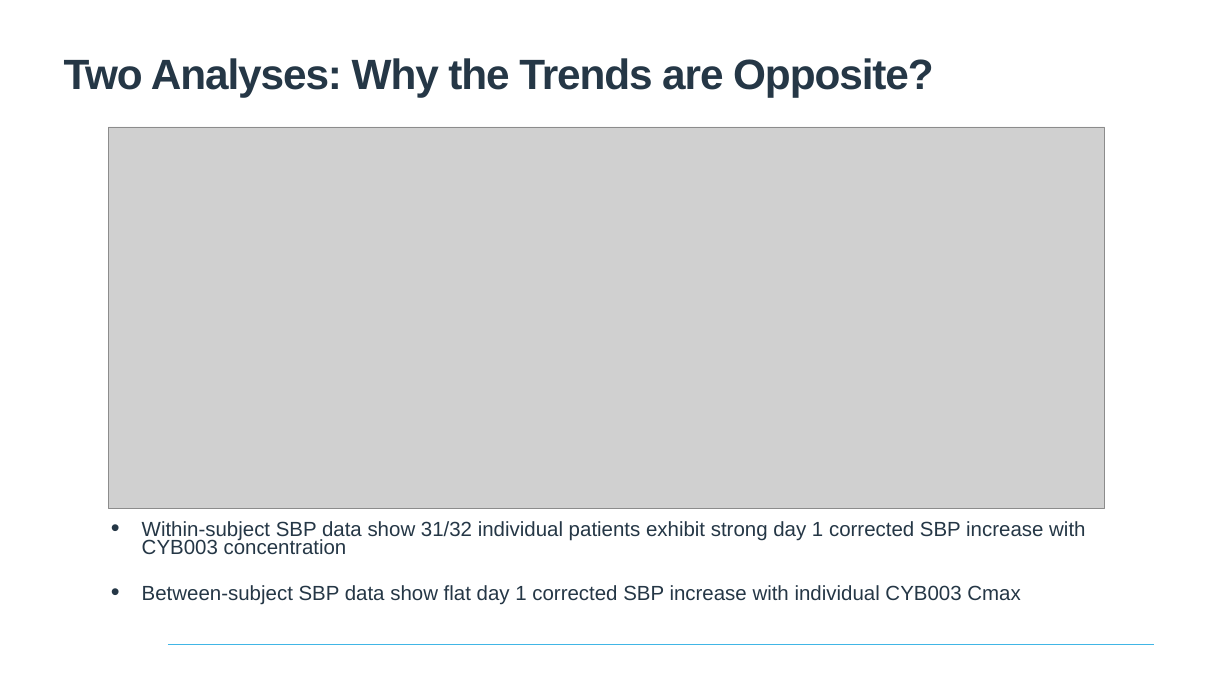
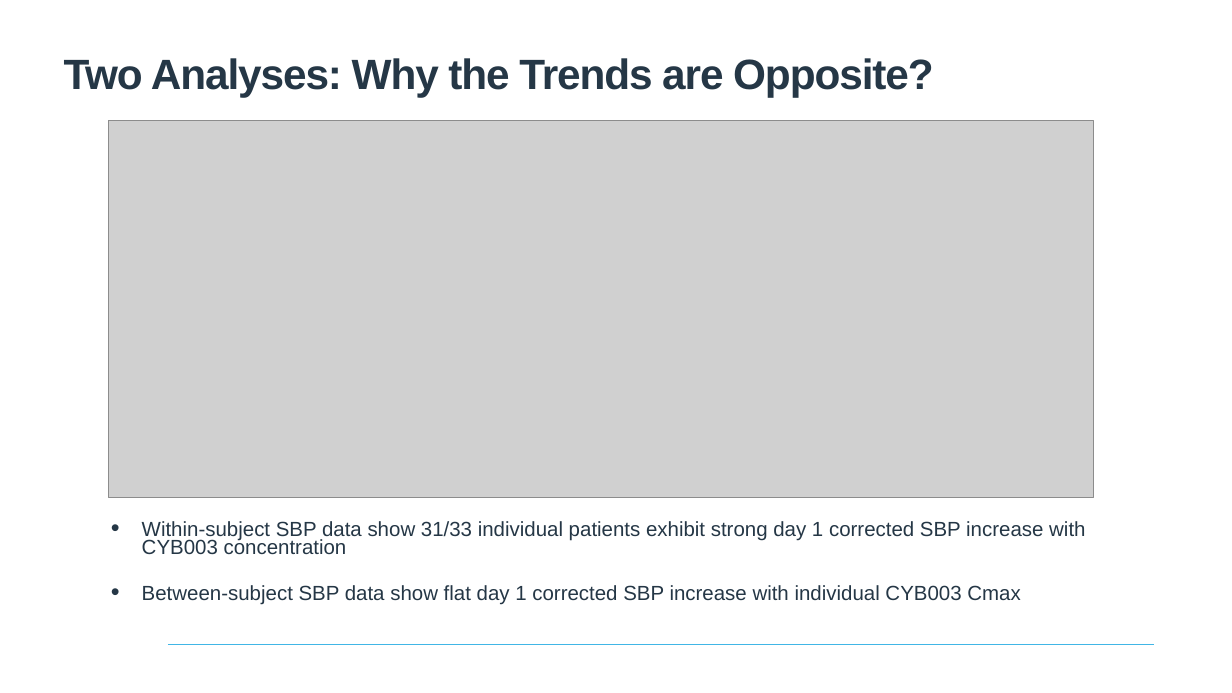
Before and after one commit to yangtairan/job, a slide deck: slide 4 of ClinPharmForum_081826.pptx. Drawn at 1232x693 pixels with LibreOffice and Linux fonts; fonts in the diff are those of the drawing; grey boxes stand for pictures; background and template pictures are left out. Boxes give left, top, right and bottom in pixels: in the first picture for what was removed or moved away, otherwise in the second. Text is boxed around its words. In the diff, an @@ line names an element or a change of style, - is before the commit and + after.

```diff
--- a/ClinPharmForum_081826.pptx
+++ b/ClinPharmForum_081826.pptx
@@ picture: place and size @@
-picture at (109,127,1105,509)
+picture at (109,120,1093,498)
@@ text at (142,521,1085,555): text changed @@
-• Within-subject SBP data show 31/32 individual patients exhibit strong day 1 corrected SBP increase with CYB003 concentration
+• Within-subject SBP data show 31/33 individual patients exhibit strong day 1 corrected SBP increase with CYB003 concentration
```
Also in this commit, not shown: 1 other file.
